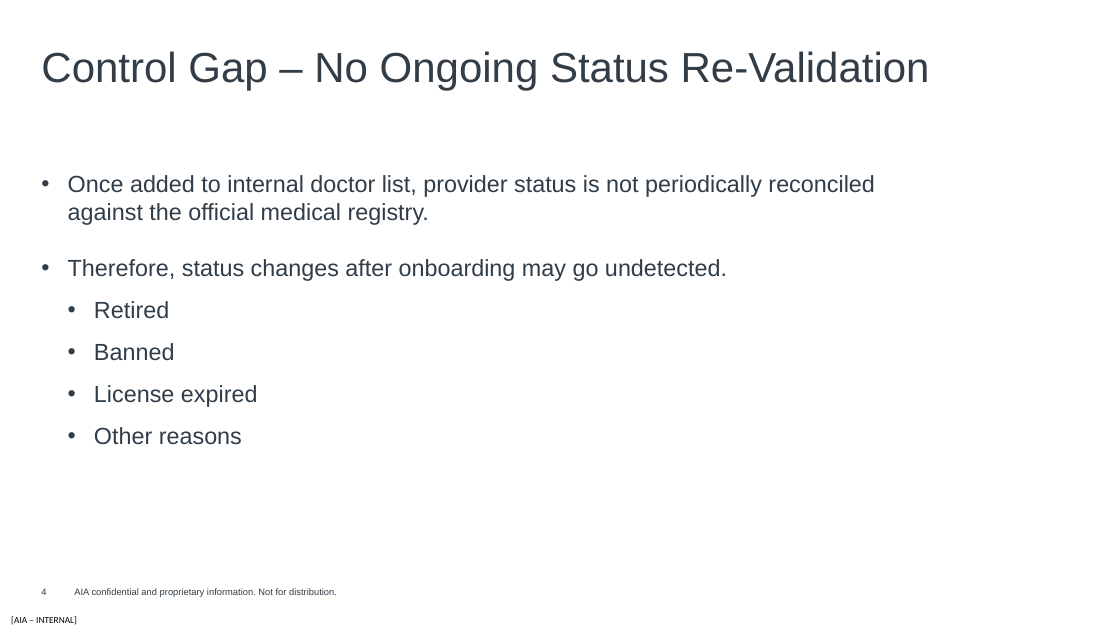
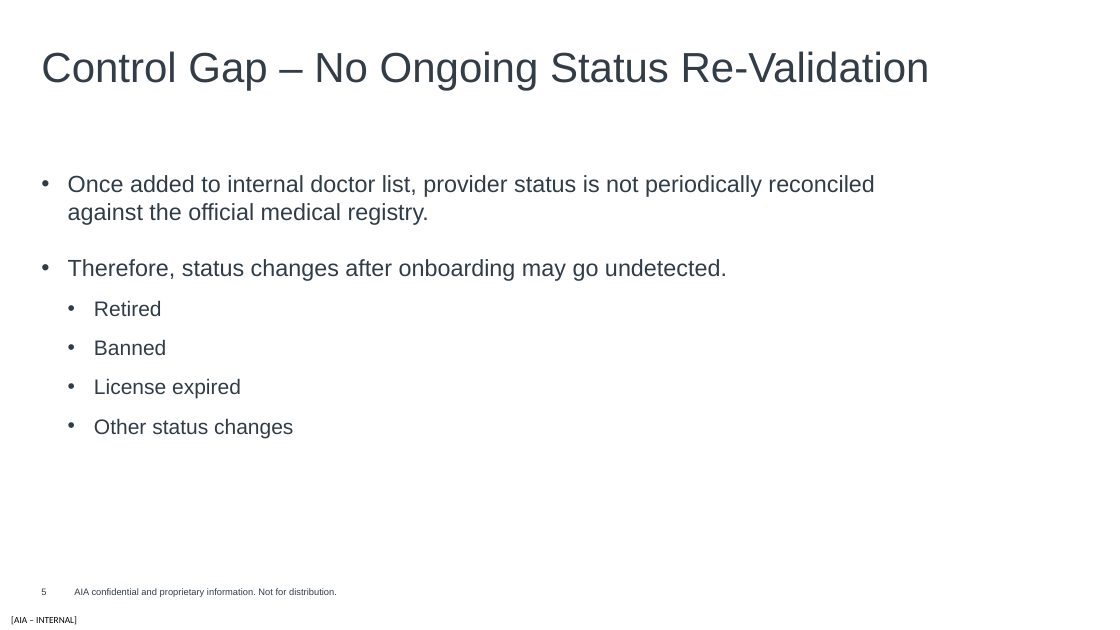
Before and after one commit to harrysokool/AIA-work, a slide deck: slide 5 of powerpoint/doctor_validation_ppt.pptx (slide 4 before the commit). Drawn at 1120x630 pixels with LibreOffice and Linux fonts; fonts in the diff are those of the drawing; background and template pictures are left out. Boxes give left, top, right and bottom in pixels: in the first picture for what was removed or moved away, otherwise in the second. Text is boxed around its words. In the diff, an @@ line names an element or a change of style, - is before the commit and + after.

```diff
--- a/powerpoint/doctor_validation_ppt.pptx
+++ b/powerpoint/doctor_validation_ppt.pptx
@@ text at bbox=[94, 300, 241, 399]: size 20 to 18 pt in "Retired", "Banned", "License expired" @@
@@ text at bbox=[94, 418, 293, 438]: text changed; size 20 to 18 pt @@
-• Other reasons
+• Other status changes
@@ page number at bbox=[41, 588, 46, 595]: text changed @@
-4
+5
```
Also in this commit, not shown: 3 other slides changed, 2 slides added, 2 slides removed, 1 other file.
